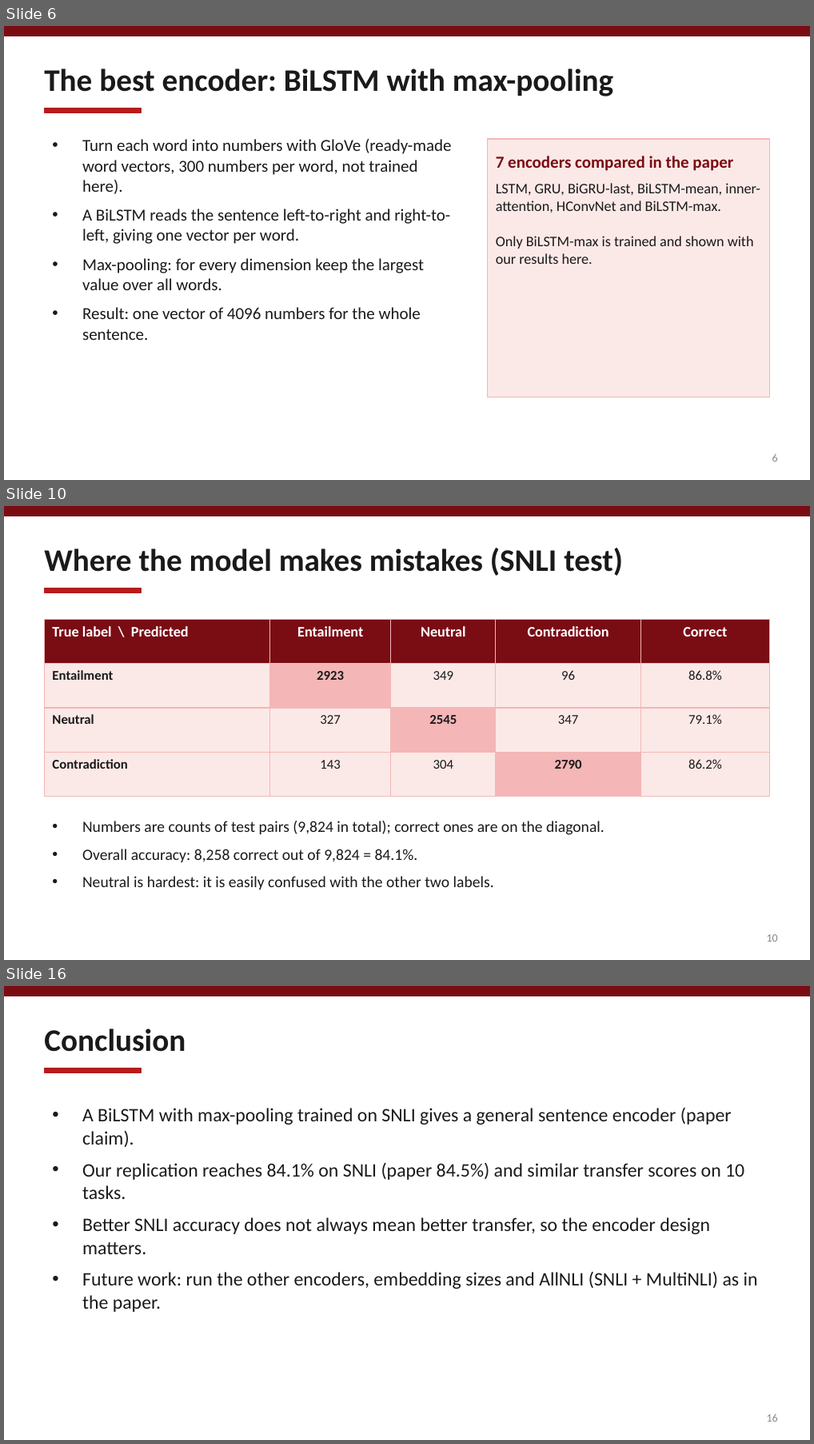
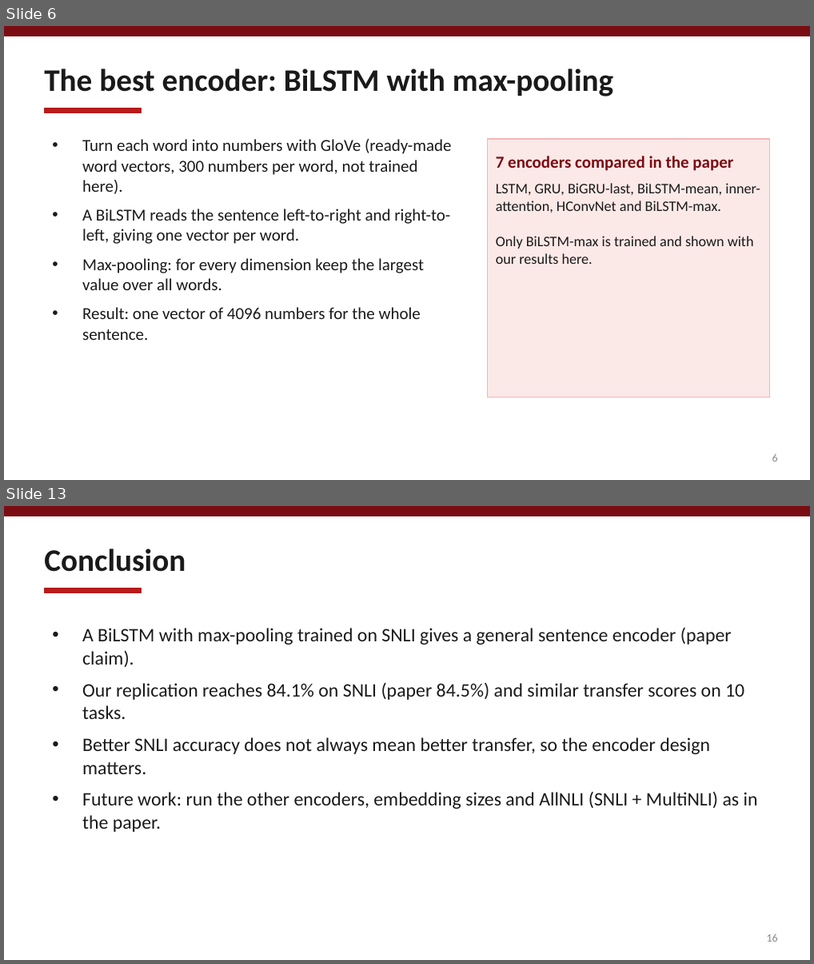
Before and after one commit to JaaniPorwal/infersent-replication, a slide deck: infersent-replication/docs/InferSent_Presentation.pptx. Shown one above the other, each under a label of ours: slides 6, 10 and 16 before the commit, slides 6 and 13 after it; the slides between them are not shown. The pictures are 814x1444 and 814x964 pixels, drawn with LibreOffice and Linux fonts; fonts in the diff are those of the drawing. Boxes give left, top, right and bottom in pixels: in the first picture for what was removed or moved away, otherwise in the second. Text is boxed around its words. In the diff, an @@ line names an element or a change of style, - is before the commit and + after.

```diff
--- a/infersent-replication/docs/InferSent_Presentation.pptx
+++ b/infersent-replication/docs/InferSent_Presentation.pptx
@@ slide 10 removed at <box>4,506,810,960</box>, background #FFFFFF @@
@@ rectangle removed at <box>4,506,810,516</box> @@
@@ text removed at <box>44,548,623,576</box> @@
-Where the model makes mistakes (SNLI test)
@@ rectangle removed at <box>44,588,141,592</box> @@
@@ table removed at <box>44,619,770,772</box>, 4 rows, 5 columns @@
-True label \ Predicted | Entailment | Neutral | Contradiction | Correct
-Entailment | 2923 | 349 | 96 | 86.8%
-Neutral | 327 | 2545 | 347 | 79.1%
-Contradiction | 143 | 304 | 2790 | 86.2%
@@ text removed at <box>82,820,605,889</box> @@
-• Numbers are counts of test pairs (9,824 in total); correct ones are on the diagonal.
-• Overall accuracy: 8,258 correct out of 9,824 = 84.1%.
-• Neutral is hardest: it is easily confused with the other two labels.
@@ text removed at <box>767,934,778,941</box> @@
-10
@@ what was slide 16 is now slide 13 @@
```
Also in this commit, not shown: 6 slides changed, 2 slides added, 4 other slides removed.
